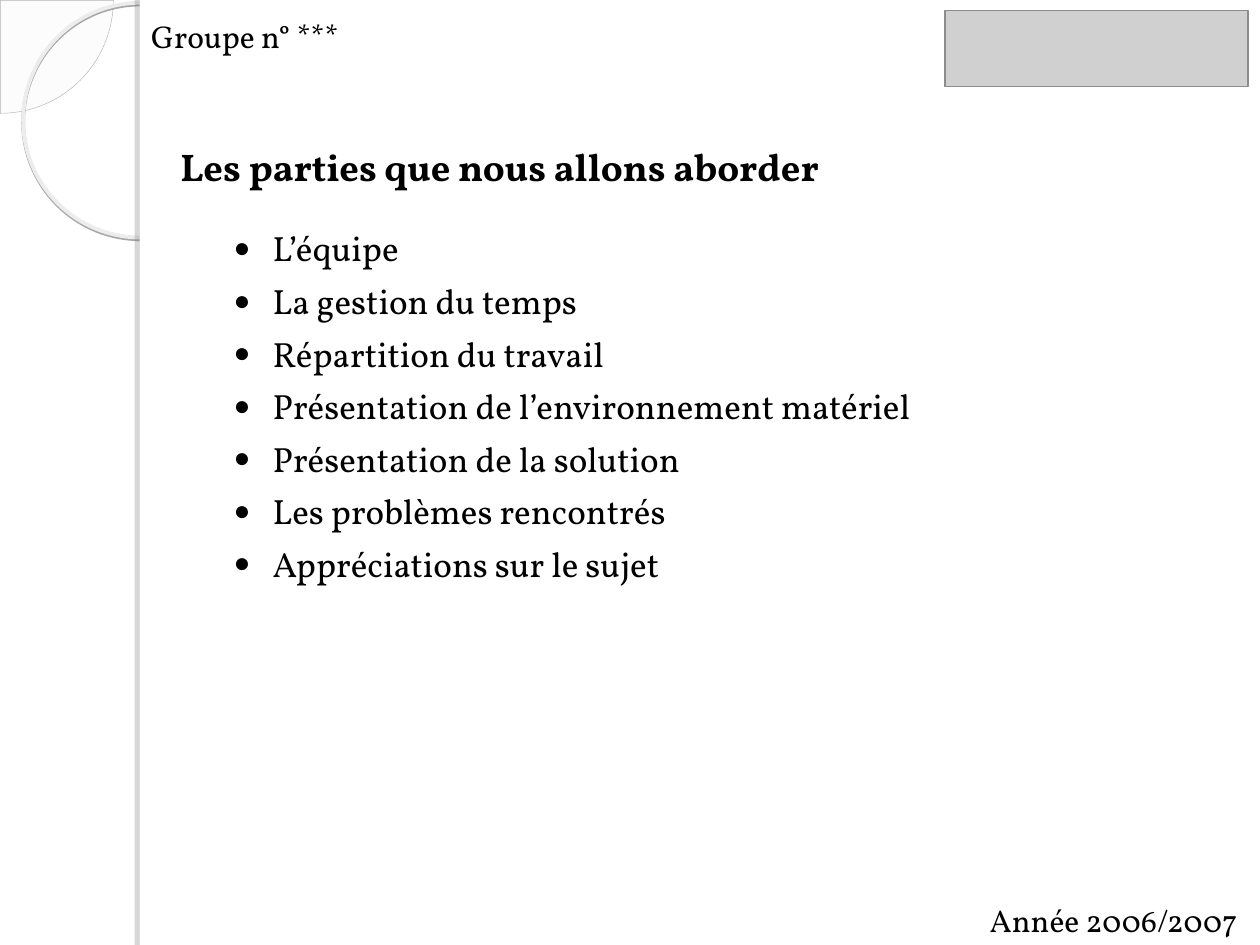
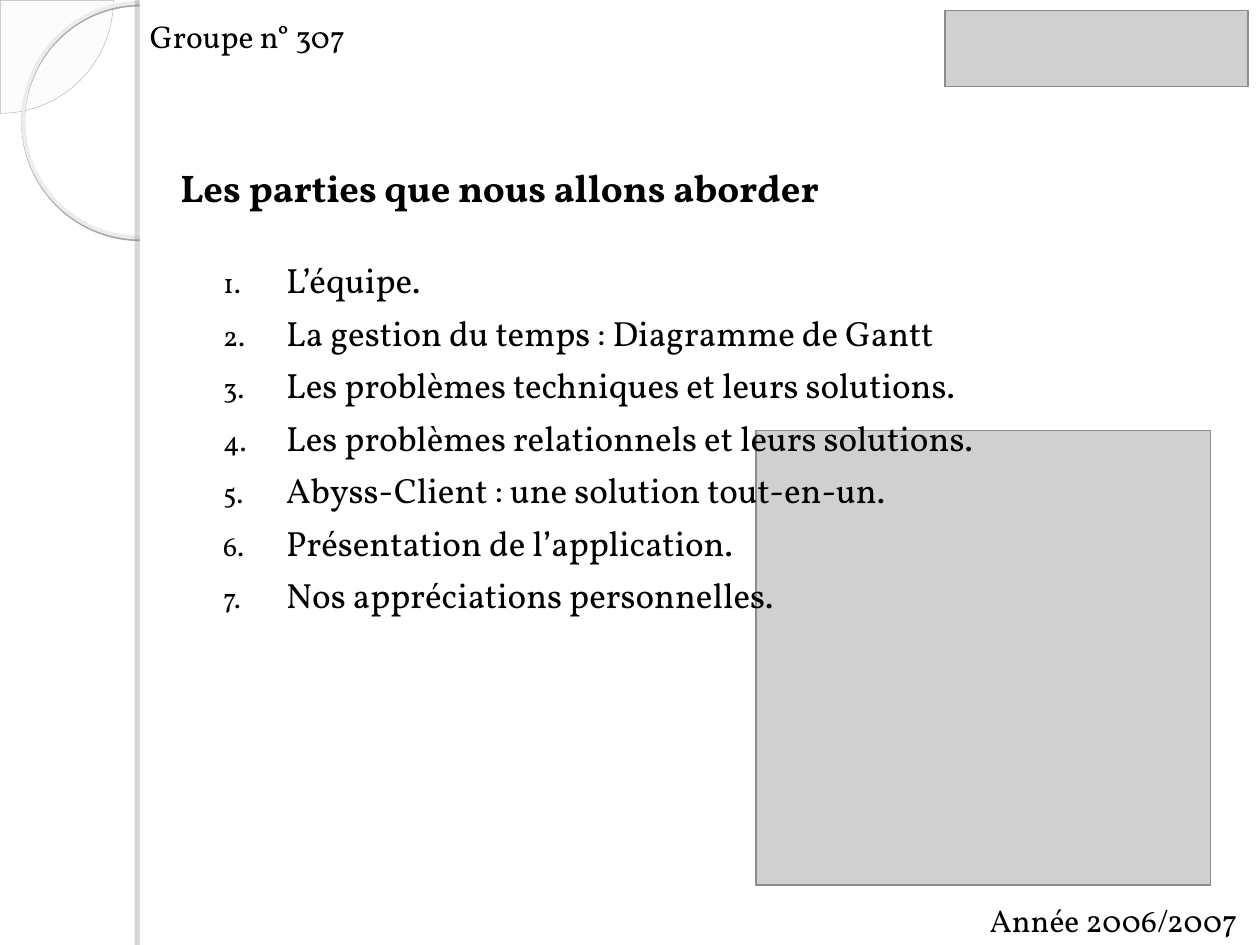
Before and after one commit to itsChris/abyss-project, a slide deck: slide 2 of ABYSS/doc/soutenance skar.ppt. Drawn at 1260x945 pixels with LibreOffice and Linux fonts; fonts in the diff are those of the drawing; grey boxes stand for pictures; background and template pictures are left out. Boxes give left, top, right and bottom in pixels: in the first picture for what was removed or moved away, otherwise in the second. Text is boxed around its words. In the diff, an @@ line names an element or a change of style, - is before the commit and + after.

```diff
--- a/ABYSS/doc/soutenance skar.ppt
+++ b/ABYSS/doc/soutenance skar.ppt
@@ text at (150,26,345,56): text changed @@
-Groupe n° ***
+Groupe n° 307
@@ text "Les parties que nous allons ...": place and size @@
-text "Les parties que nous allons ..." at (180,153,818,191)
+text "Les parties que nous allons ..." at (180,174,818,212)
@@ text at (286,267,973,625): text changed @@
-● L’équipe
-● La gestion du temps
-● Répartition du travail
-● Présentation de l’environnement matériel
-● Présentation de la solution
-● Les problèmes rencontrés
-● Appréciations sur le sujet
+1. L’équipe.
+2. La gestion du temps : Diagramme de Gantt
+3. Les problèmes techniques et leurs solutions.
+4. Les problèmes relationnels et leurs solutions.
+5. Abyss-Client : une solution tout-en-un.
+6. Présentation de l’application.
+7. Nos appréciations personnelles.
@@ picture added at (756,431,1211,886) @@
```
Also in this commit, not shown: 6 other slides changed, 2 slides added, 6 slides removed, 4 other files.
